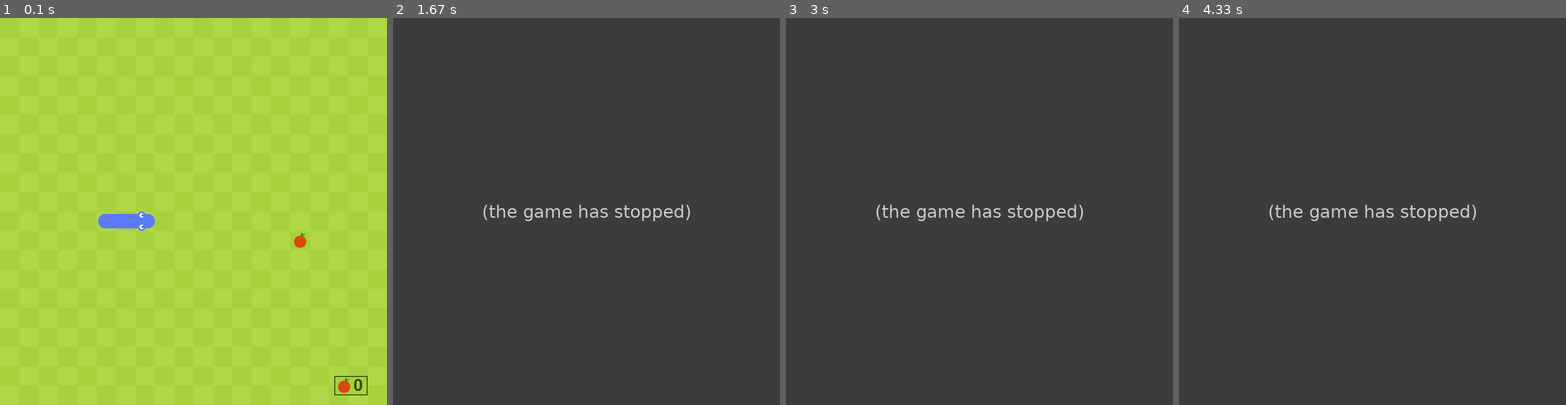
Above: before the commit, frames 1-4 (left to right).
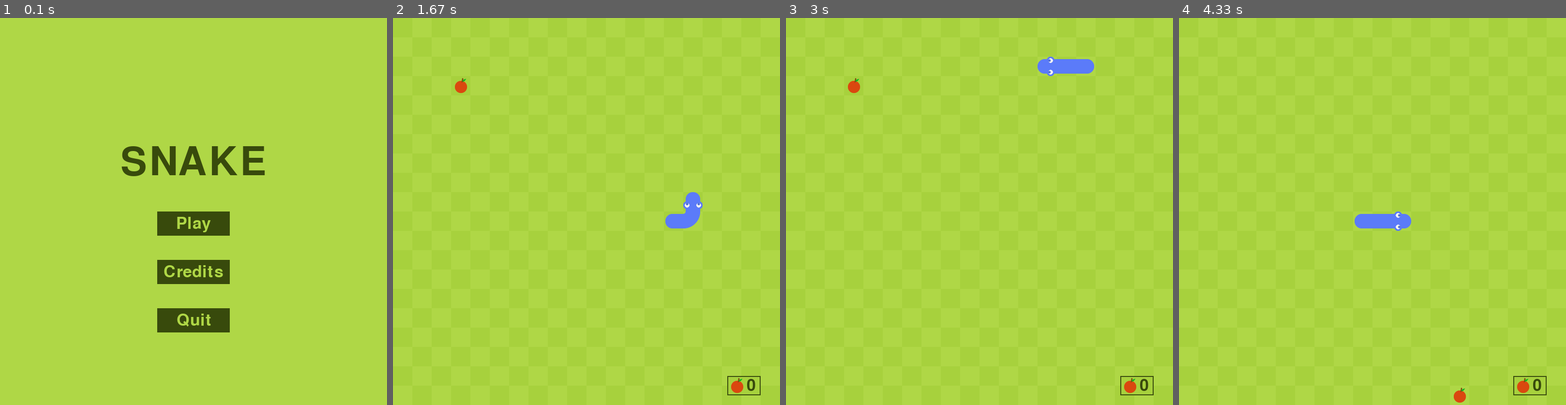
Above: after the commit, the same moments.

Repository: x10combo/Snake-PyGame-
Game: pygame game, started from main.py
The game is run twice, just before and just after one commit, with the same random seed, the same clock (stepped at 60 frames per second) and the same inputs.
Inputs (mouse positions are in pixels of both pictures, inside the frame that each line leads up to):
- Up to frame 1 (0.1 s): no input
- Up to frame 2 (1.67 s): click (586, 223) at 0.38 s, where only the run after the commit has a clickable "Play"; press the mouse at (586, 273) at 0.7 s; move the mouse to (536, 168) at 0.8 s; release the mouse at (485, 68) at 0.93 s; hold Right 1-1.47 s; hold Up from 1.5 s (still down)
- Up to frame 3 (3 s): release Up at 1.8 s; press the mouse at (979, 273) at 1.87 s; move the mouse to (952, 203) at 1.97 s; release the mouse at (925, 130) at 2.1 s; hold Right 2.17-2.63 s; hold Left from 2.67 s (still down)
- Up to frame 4 (4.33 s): release Left at 3.2 s; hold Down 3.23-3.53 s; press the mouse at (1372, 223) at 3.6 s; move the mouse to (1360, 199) at 3.7 s; release the mouse at (1349, 176) at 3.83 s; press the mouse at (1372, 273) at 3.93 s; move the mouse to (1446, 172) at 4.03 s; release the mouse at (1519, 68) at 4.17 s; hold Left from 4.23 s (still down)

The runs differ from the first frame. In frame 1, 5.3% of the frame differs, in the area x 25-95%, y 33-98%; in frame 2, 100%, in the area x 0-100%, y 0-100%; in frame 3, 100%; in frame 4, 100%.
Before the commit the program exited at 1.5 s; later frames show no game.

Commit message:
-Added credits menu -Increased snake collision boxes from 1 to 2 -Fixed bug where Play and Credits button would overlap -Fixed apple sprite collision ------- To-do: Game art overhaul

Diff:
--- /dev/null
+++ b/button.py
@@ -0,0 +1,29 @@
+class Button:
+	def __init__(self, image, pos, text_input, font, base_color, hovering_color):
+		self.image = image
+		self.x_pos = pos[0]
+		self.y_pos = pos[1]
+		self.font = font
+		self.base_color, self.hovering_color = base_color, hovering_color
+		self.text_input = text_input
+		self.text = self.font.render(self.text_input, True, self.base_color)
+		if self.image is None:
+			self.image = self.text
+		self.rect = self.image.get_rect(center=(self.x_pos, self.y_pos))
+		self.text_rect = self.text.get_rect(center=(self.x_pos, self.y_pos))
+
+	def update(self, screen):
+		if self.image is not None:
+			screen.blit(self.image, self.rect)
+		screen.blit(self.text, self.text_rect)
+
+	def checkForInput(self, position):
+		if position[0] in range(self.rect.left, self.rect.right) and position[1] in range(self.rect.top, self.rect.bottom):
+			return True
+		return False
+
+	def changeColor(self, position):
+		if position[0] in range(self.rect.left, self.rect.right) and position[1] in range(self.rect.top, self.rect.bottom):
+			self.text = self.font.render(self.text_input, True, self.hovering_color)
+		else:
+			self.text = self.font.render(self.text_input, True, self.base_color)
--- a/main.py
+++ b/main.py
@@ -1,9 +1,12 @@
-import pygame,sys,random
+import pygame
+import sys
+import random
 from pygame.math import Vector2
 
-class SNAKE :
+
+class SNAKE:
     def __init__(self):
-        self.body = [Vector2(7, 10), Vector2(6, 10), Vector2(5,10)]
+        self.body = [Vector2(7, 10), Vector2(6, 10), Vector2(5, 10)]
         self.direction = Vector2(1, 0)
         self.new_block = False
 
@@ -25,23 +28,22 @@
         self.bodybr = pygame.image.load('Graphics/body_bottomright.png').convert_alpha()
         self.bodybl = pygame.image.load('Graphics/body_bottomleft.png').convert_alpha()
 
-
     def draw_snake(self):
         self.update_head_graphics()
         self.update_tail_graphics()
 
-        for index,block in enumerate(self.body):
+        for index, block in enumerate(self.body):
             x_pos = int(block.x * cell_size)
             y_pos = int(block.y * cell_size)
             block_rect = pygame.Rect(x_pos, y_pos, cell_size, cell_size)
 
             if index == 0:
-                screen.blit(self.head,block_rect)
+                screen.blit(self.head, block_rect)
             elif index == len(self.body) - 1:
                 screen.blit(self.tail, block_rect)
-            else :
+            else:
                 previous_block = self.body[index + 1] - block
-                next_block = self.body[index -1] - block
+                next_block = self.body[index - 1] - block
                 if previous_block.x == next_block.x:
                     screen.blit(self.body_vertical, block_rect)
                 elif previous_block.y == next_block.y:
@@ -56,53 +58,58 @@
                     if previous_block.x == 1 and next_block.y == 1 or previous_block.y == 1 and next_block.x == 1:
                         screen.blit(self.bodybr, block_rect)
 
-
-
     def update_head_graphics(self):
         head_relation = self.body[1] - self.body[0]
-        if head_relation == Vector2(1,0): self.head = self.head_left
-        elif head_relation == Vector2(-1, 0): self.head = self.head_right
-        elif head_relation == Vector2(0, 1): self.head = self.head_up
-        elif head_relation == Vector2(0, -1): self.head = self.head_down
-
+        if head_relation == Vector2(1, 0):
+            self.head = self.head_left
+        elif head_relation == Vector2(-1, 0):
+            self.head = self.head_right
+        elif head_relation == Vector2(0, 1):
+            self.head = self.head_up
+        elif head_relation == Vector2(0, -1):
+            self.head = self.head_down
 
     def update_tail_graphics(self):
         tail_relation = self.body[-2] - self.body[-1]
-        if tail_relation == Vector2(1,0): self.tail = self.tail_left
-        elif tail_relation == Vector2(-1, 0): self.tail = self.tail_right
-        elif tail_relation == Vector2(0, 1): self.tail = self.tail_up
-        elif tail_relation == Vector2(0, -1): self.tail = self.tail_down
+        if tail_relation == Vector2(1, 0):
+            self.tail = self.tail_left
+        elif tail_relation == Vector2(-1, 0):
+            self.tail = self.tail_right
+        elif tail_relation == Vector2(0, 1):
+            self.tail = self.tail_up
+        elif tail_relation == Vector2(0, -1):
+            self.tail = self.tail_down
+
     def move_snake(self):
-        if self.new_block == True:
+        if self.new_block:
             body_copy = self.body[:]
             body_copy.insert(0, body_copy[0] + self.direction)
             self.body = body_copy[:]
             self.new_block = False
         else:
             body_copy = self.body[:-1]
-            body_copy.insert(0,body_copy[0] + self.direction)
+            body_copy.insert(0, body_copy[0] + self.direction)
             self.body = body_copy[:]
 
     def add_block(self):
         self.new_block = True
 
-class FRUIT :
+
+class FRUIT:
     def __init__(self):
         self.randomize()
 
     def draw_fruit(self):
-        fruit_rect = pygame.Rect(int(self.pos.x * cell_size), int(self.pos.y * cell_size), cell_size,cell_size)
+        fruit_rect = pygame.Rect(int(self.pos.x * cell_size), int(self.pos.y * cell_size), cell_size, cell_size)
         screen.blit(apple, fruit_rect)
 
     def randomize(self):
-            self.x = random.randint(0, cell_number - 1)
-            self.y = random.randint(0, cell_number - 1)
-            self.pos = Vector2(self.x, self.y)
-
-
-
-
-class MAIN:
+        self.x = random.randint(0, cell_number - 1)
+        self.y = random.randint(0, cell_number - 1)
+        self.pos = Vector2(self.x, self.y)
+
+
+class Main:
     def __init__(self):
         self.snake = SNAKE()
         self.fruit = FRUIT()
@@ -122,12 +129,13 @@
         if self.fruit.pos == self.snake.body[0]:
             self.fruit.randomize()
             self.snake.add_block()
+            self.fruit_spawn()
 
     def check_fail(self):
-        if not 0 <= self.snake.body[0].x < cell_number or not 0 <= self.snake.body[0].y < cell_number :
+        if not 0 <= self.snake.body[0].x < cell_number or not 0 <= self.snake.body[0].y < cell_number:
             self.game_over()
 
-        for block in self.snake.body[1:]:
+        for block in self.snake.body[2:]:
             if block == self.snake.body[0]:
                 self.game_over()
 
@@ -136,51 +144,180 @@
         sys.exit()
 
     def fruit_spawn(self):
-        while self.fruit.pos in self.snake.body[1:]:
+        while self.fruit.pos in self.snake.body:
             self.fruit.randomize()
 
     def draw_grass(self):
         grass_color = (167, 209, 61)
         for row in range(cell_number):
-            if row % 2 == 0 :
+            if row % 2 == 0:
                 for col in range(cell_number):
                     if col % 2 == 0:
-                        grass_rect = pygame.Rect(col * cell_size,row * cell_size,cell_size, cell_size)
-                        pygame.draw.rect(screen, grass_color,grass_rect)
+                        grass_rect = pygame.Rect(col * cell_size, row * cell_size, cell_size, cell_size)
+                        pygame.draw.rect(screen, grass_color, grass_rect)
             else:
                 for col in range(cell_number):
                     if col % 2 != 0:
-                        grass_rect = pygame.Rect(col * cell_size,row * cell_size,cell_size, cell_size)
-                        pygame.draw.rect(screen, grass_color,grass_rect)
+                        grass_rect = pygame.Rect(col * cell_size, row * cell_size, cell_size, cell_size)
+                        pygame.draw.rect(screen, grass_color, grass_rect)
 
     def draw_score(self):
         score_text = str(len(self.snake.body) - 3)
-        score_surface = game_font.render(score_text,True,(56, 74, 12))
+        score_surface = game_font.render(score_text, True, (56, 74, 12))
         score_x = int(cell_size * cell_number - 60)
         score_y = int(cell_size * cell_number - 40)
-        score_rect = score_surface.get_rect(center = (score_x, score_y))
-        apple_rect = apple.get_rect(midright = (score_rect.left, score_rect.centery))
-        bg_rect = pygame.Rect(apple_rect.left, apple_rect.top, apple_rect.width + score_rect.width + 10, apple_rect.height)
-
-        pygame.draw.rect(screen,(167, 209, 61), bg_rect)
+        score_rect = score_surface.get_rect(center=(score_x, score_y))
+        apple_rect = apple.get_rect(midright=(score_rect.left, score_rect.centery))
+        bg_rect = pygame.Rect(apple_rect.left, apple_rect.top, apple_rect.width + score_rect.width + 10,
+                              apple_rect.height)
+
+        pygame.draw.rect(screen, (167, 209, 61), bg_rect)
         screen.blit(score_surface, score_rect)
-        screen.blit(apple,apple_rect )
-        pygame.draw.rect(screen, (58, 76, 14), bg_rect,2)
-
+        screen.blit(apple, apple_rect)
+        pygame.draw.rect(screen, (58, 76, 14), bg_rect, 2)
+
+
+def main_menu():
+    while True:
+        for event_main in pygame.event.get():
+            if event_main.type == pygame.QUIT:
+                pygame.quit()
+                sys.exit()
+            if event_main.type == pygame.MOUSEBUTTONDOWN:
+                if play_button_rect.collidepoint(event_main.pos):
+                    game_loop()
+                elif quit_button_rect.collidepoint(event_main.pos):
+                    pygame.quit()
+                    sys.exit()
+                elif credits_button_rect.collidepoint(event_main.pos):
+                    show_credits()
+
+        screen.fill((175, 215, 70))
+        draw_main_menu()
+        pygame.display.update()
+        clock.tick(60)
+
+def game_loop():
+    main_game = Main()
+    while True:
+        for event in pygame.event.get():
+            if event.type == pygame.QUIT:
+                pygame.quit()
+                sys.exit()
+            if event.type == SCREEN_UPDATE:
+                main_game.update()
+
+            if event.type == pygame.KEYDOWN:
+                if event.key == pygame.K_UP:
+                    if main_game.snake.direction.y != 1:
+                        main_game.snake.direction = Vector2(0, -1)
+                if event.key == pygame.K_DOWN:
+                    if main_game.snake.direction.y != -1:
+                        main_game.snake.direction = Vector2(0, 1)
+                if event.key == pygame.K_RIGHT:
+                    if main_game.snake.direction.x != -1:
+                        main_game.snake.direction = Vector2(1, 0)
+                if event.key == pygame.K_LEFT:
+                    if main_game.snake.direction.x != 1:
+                        main_game.snake.direction = Vector2(-1, 0)
+
+            if event.type == pygame.MOUSEBUTTONDOWN:
+                if play_button_rect.collidepoint(event.pos):
+                    main_game = Main()
+                elif quit_button_rect.collidepoint(event.pos):
+                    pygame.quit()
+                    sys.exit()
+                elif credits_button_rect.collidepoint(event.pos):
+                    show_credits()
+
+        screen.fill((175, 215, 70))
+        main_game.draw_elements()
+        pygame.display.update()
+        clock.tick(60)
+
+
+def draw_main_menu():
+    title_font = pygame.font.Font(None, 120)
+    title_text = title_font.render("SNAKE", True, (56, 74, 12))
+    title_rect = title_text.get_rect(center=(cell_number * cell_size // 2, cell_number * cell_size // 2 - 100))
+    screen.blit(title_text, title_rect)
+
+    play_button = pygame.Rect(cell_number * cell_size // 2 - 75, cell_number * cell_size // 2, 150, 50)
+    pygame.draw.rect(screen, (56, 74, 12), play_button)
+    play_text = game_font.render("Play", True, (175, 215, 70))
+    play_text_rect = play_text.get_rect(center=play_button.center)
+    screen.blit(play_text, play_text_rect)
+
+    credits_button = pygame.Rect(cell_number * cell_size // 2 - 75, cell_number * cell_size // 2 + 100, 150, 50)
+    pygame.draw.rect(screen, (56, 74, 12), credits_button)
+    credits_text = game_font.render("Credits", True, (175, 215, 70))
+    credits_text_rect = credits_text.get_rect(center=credits_button.center)
+    screen.blit(credits_text, credits_text_rect)
+
+    quit_button = pygame.Rect(cell_number * cell_size // 2 - 75, cell_number * cell_size // 2 + 200, 150, 50)
+    pygame.draw.rect(screen, (56, 74, 12), quit_button)
+    quit_text = game_font.render("Quit", True, (175, 215, 70))
+    quit_text_rect = quit_text.get_rect(center=quit_button.center)
+    screen.blit(quit_text, quit_text_rect)
+
+    global play_button_rect, quit_button_rect, credits_button_rect
+    play_button_rect = play_button
+    credits_button_rect = credits_button
+    quit_button_rect = quit_button
+
+
+def show_credits():
+    while True:
+        for event in pygame.event.get():
+            if event.type == pygame.QUIT:
+                pygame.quit()
+                sys.exit()
+            if event.type == pygame.KEYDOWN:
+                return
+
+        screen.fill((175, 215, 70))
+        credits_text = [
+            "This game was created by Team Dragon Byte Z.",
+            "Gameplay: Ledion",
+            "Menus, UI Functionality and Game Art: Rakel",
+            "Tracking and Documentation: Enkel",
+            "Something idk: Serki and Xhoni",
+            "Press any button to go back to the main screen.",
+            "Thank you for playing."
+        ]
+
+        credits_font = pygame.font.Font(None, 30)
+        line_height = credits_font.get_linesize()
+
+        credits_surface = pygame.Surface((cell_number * cell_size, line_height * len(credits_text)))
+        credits_surface.fill((0, 0, 0))
+        credits_surface.set_alpha(128)
+
+        for i, line in enumerate(credits_text):
+            text_surface = credits_font.render(line, True, (255, 255, 255))
+            text_rect = text_surface.get_rect(center=(cell_number * cell_size // 2, line_height * (i + 0.5)))
+            credits_surface.blit(text_surface, text_rect)
+
+        screen.blit(credits_surface, ((cell_number * cell_size - credits_surface.get_width()) // 2,
+                                      (cell_number * cell_size - credits_surface.get_height()) // 2))
+
+        pygame.display.update()
+        clock.tick(60)
 
 
 pygame.init()
 cell_size = 40
 cell_number = 20
-screen = pygame.display.set_mode((cell_number*cell_size,cell_number*cell_size))
+screen = pygame.display.set_mode((cell_number * cell_size, cell_number * cell_size))
 clock = pygame.time.Clock()
 apple = pygame.image.load('Graphics/apple.png').convert_alpha()
 game_font = pygame.font.Font(None, 50)
 
 SCREEN_UPDATE = pygame.USEREVENT
-pygame.time.set_timer(SCREEN_UPDATE,115)
-
-main_game = MAIN()
+pygame.time.set_timer(SCREEN_UPDATE, 115)
+
+main_game = Main()
+main_menu()
 
 while True:
     for event in pygame.event.get():
@@ -203,7 +340,20 @@
             if event.key == pygame.K_LEFT:
                 if main_game.snake.direction.x != 1:
                     main_game.snake.direction = Vector2(-1, 0)
+
+        if event.type == pygame.MOUSEBUTTONDOWN:
+            if play_button_rect.collidepoint(event.pos):
+
+                main_game = Main()
+            elif quit_button_rect.collidepoint(event.pos):
+
+                pygame.quit()
+                sys.exit()
+            elif credits_button_rect.collidepoint(event.pos):
+
+                show_credits()
+
     screen.fill((175, 215, 70))
-    main_game.draw_elements()
+    draw_main_menu()
     pygame.display.update()
     clock.tick(60)
Binary file added: Graphics/Background.png
Binary file added: Graphics/Options Rect.png
Binary file added: Graphics/Play Rect.png
Binary file added: Graphics/Quit Rect.png
Binary file added: Graphics/font.ttf
